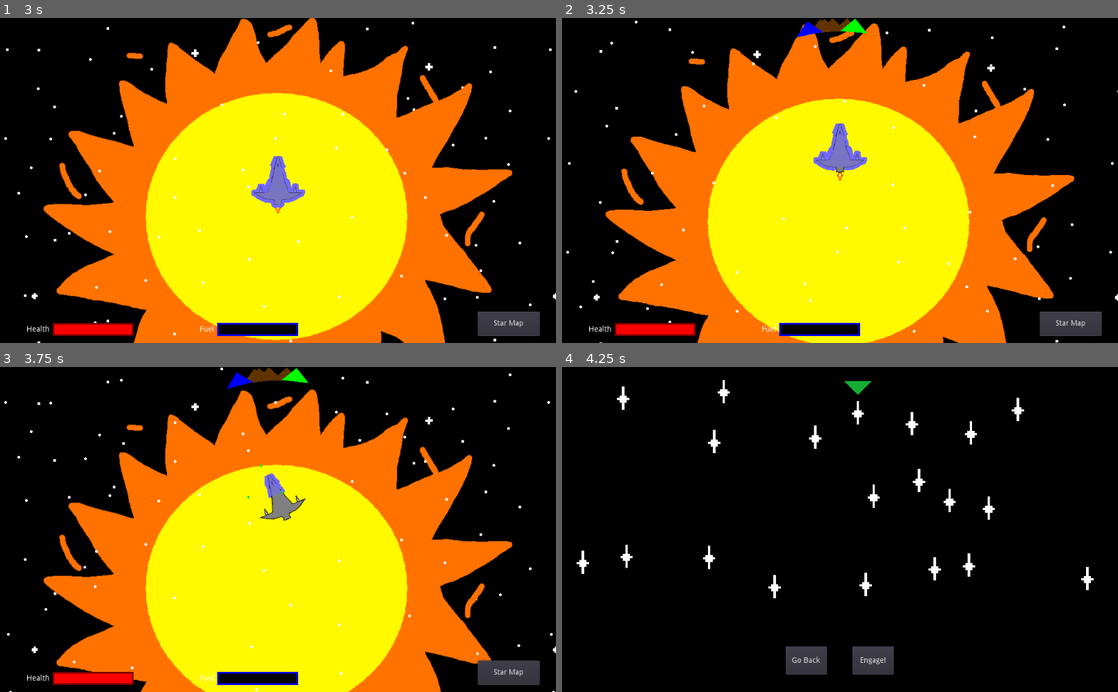
Above: before the commit, frames 1-4 (two rows, left to right).
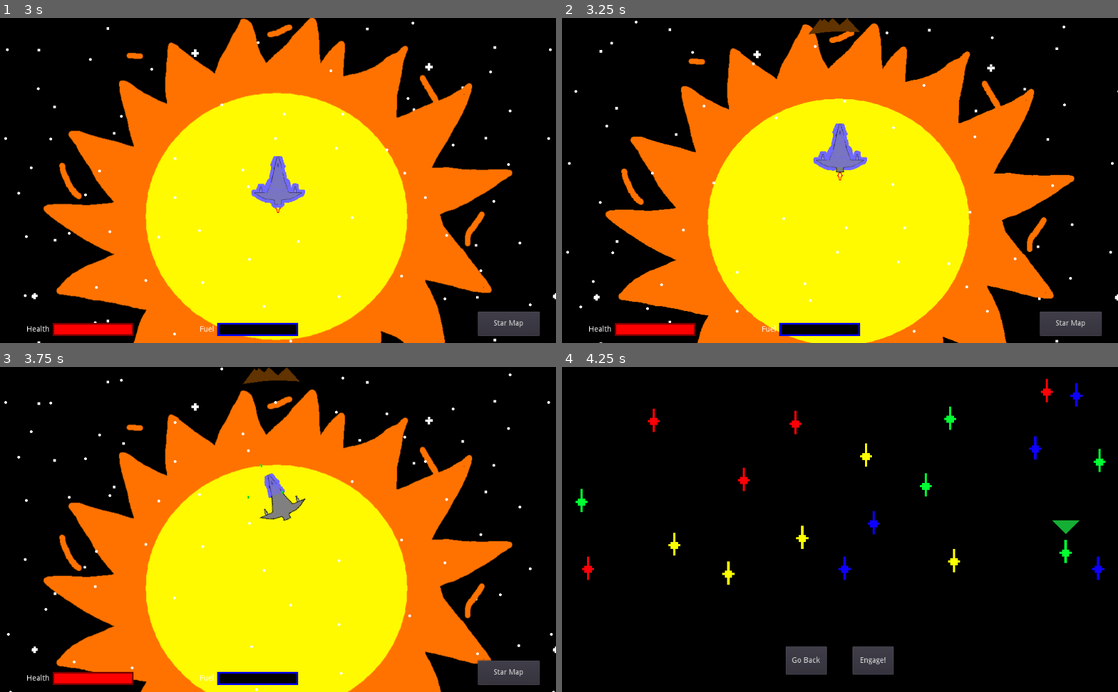
Above: after the commit, the same moments.

Repository: jlpatter/GodotSpaceShooter
Game: Godot game, scene res://src/Misc/GippiesSplash.tscn
Same seed, same stepped clock (60 frames per second), same inputs: the game is played once before the commit and once after it.
Inputs:
- Up to frame 1 (3 s): tap Enter at 0.5, 2 s; hold D (move_right) 0.53-1.28 s; tap Space (shoot) at 0.6, 1.25, 1.35, 2.1, 2.75, 2.85 s; hold A (move_left) 1.28-2.03 s; hold D (move_right) 2.03-2.78 s; hold W (move_up) from 2.78 s (still down)
- Up to frame 2 (3.25 s): keep holding W (move_up)
- Up to frame 3 (3.75 s): release W (move_up) at 3.53 s; hold A (move_left) from 3.53 s (still down); tap Space (shoot) at 3.6 s
- Up to frame 4 (4.25 s): keep holding A (move_left); tap M (map) at 4.15 s

Frame 1 is identical in both runs. In frame 2, 0.2% of the frame differs, in the area x 42-55%, y 0-6%; in frame 3, 0.2%; in frame 4, 2.8%, in the area x 2-98%, y 3-72%.

Commit message:
Implemented multi-color stars

Diff:
--- /dev/null
+++ b/src/Levels/BlueDestinationMarker.tscn
@@ -0,0 +1,33 @@
+[gd_scene load_steps=5 format=2]
+
+[ext_resource path="res://Assets/Stars/BlueStar.png" type="Texture" id=1]
+[ext_resource path="res://Assets/Stars/BlueStarVisited.png" type="Texture" id=2]
+[ext_resource path="res://src/Levels/DestinationMarker.gd" type="Script" id=3]
+[ext_resource path="res://Assets/Stars/BlueStarSelected.png" type="Texture" id=4]
+
+[node name="BlueDestinationMarker" type="Control"]
+margin_right = 49.0
+margin_bottom = 91.0
+script = ExtResource( 3 )
+__meta__ = {
+"_edit_use_anchors_": false
+}
+
+[node name="StarVisited" type="Sprite" parent="."]
+visible = false
+position = Vector2( 22.8349, 42.6104 )
+scale = Vector2( 4.11815, 4.49678 )
+texture = ExtResource( 2 )
+
+[node name="Button" type="TextureButton" parent="."]
+margin_right = 45.0
+margin_bottom = 86.0
+toggle_mode = true
+texture_normal = ExtResource( 1 )
+texture_pressed = ExtResource( 4 )
+expand = true
+__meta__ = {
+"_edit_use_anchors_": false
+}
+
+[connection signal="toggled" from="Button" to="." method="_on_Button_toggled"]
--- /dev/null
+++ b/src/Levels/GreenDestinationMarker.tscn
@@ -0,0 +1,33 @@
+[gd_scene load_steps=5 format=2]
+
+[ext_resource path="res://Assets/Stars/GreenStarSelected.png" type="Texture" id=1]
+[ext_resource path="res://Assets/Stars/GreenStar.png" type="Texture" id=2]
+[ext_resource path="res://src/Levels/DestinationMarker.gd" type="Script" id=3]
+[ext_resource path="res://Assets/Stars/GreenStarVisited.png" type="Texture" id=4]
+
+[node name="GreenDestinationMarker" type="Control"]
+margin_right = 49.0
+margin_bottom = 91.0
+script = ExtResource( 3 )
+__meta__ = {
+"_edit_use_anchors_": false
+}
+
+[node name="StarVisited" type="Sprite" parent="."]
+visible = false
+position = Vector2( 22.8349, 42.6104 )
+scale = Vector2( 4.11815, 4.49678 )
+texture = ExtResource( 4 )
+
+[node name="Button" type="TextureButton" parent="."]
+margin_right = 45.0
+margin_bottom = 86.0
+toggle_mode = true
+texture_normal = ExtResource( 2 )
+texture_pressed = ExtResource( 1 )
+expand = true
+__meta__ = {
+"_edit_use_anchors_": false
+}
+
+[connection signal="toggled" from="Button" to="." method="_on_Button_toggled"]
--- a/src/Levels/Level1.gd
+++ b/src/Levels/Level1.gd
@@ -36,14 +36,15 @@
 		add_child(enemy)
 		enemy.position = Vector2(GlobalVariables.rng.randf() * 1000 - 100, GlobalVariables.rng.randf() * 1000 - 100)
 
-	if GlobalVariables.rng.randi() % 2 == 1:
-		add_gem(green_gem_prefab, Color.green)
-	if GlobalVariables.rng.randi() % 2 == 1:
-		add_gem(red_gem_prefab, Color.red)
-	if GlobalVariables.rng.randi() % 2 == 1:
-		add_gem(blue_gem_prefab, Color.blue)
-	if GlobalVariables.rng.randi() % 2 == 1:
-		add_gem(yellow_gem_prefab, Color.yellow)
+	if GlobalVariables.rng.randi() % 10 == 0:
+		if MapVariables.current_color == "Green":
+			add_gem(green_gem_prefab, Color.green)
+		elif MapVariables.current_color == "Red":
+			add_gem(red_gem_prefab, Color.red)
+		elif MapVariables.current_color == "Blue":
+			add_gem(blue_gem_prefab, Color.blue)
+		elif MapVariables.current_color == "Yellow":
+			add_gem(yellow_gem_prefab, Color.yellow)
 
 func add_gem(var gem_prefab, var arrow_color):
 	var gem = gem_prefab.instance()
--- a/src/Levels/Map.gd
+++ b/src/Levels/Map.gd
@@ -2,13 +2,31 @@
 
 const NUM_OF_STARS = 20
 
-onready var destination_marker_prefab = preload("res://src/Levels/DestinationMarker.tscn")
+onready var green_destination_marker_prefab = preload("res://src/Levels/GreenDestinationMarker.tscn")
+onready var red_destination_marker_prefab = preload("res://src/Levels/RedDestinationMarker.tscn")
+onready var blue_destination_marker_prefab = preload("res://src/Levels/BlueDestinationMarker.tscn")
+onready var yellow_destination_marker_prefab = preload("res://src/Levels/YellowDestinationMarker.tscn")
 
 func _ready():
 	if MapVariables.is_first_load:
 		MapVariables.is_first_load = false
 		for i in NUM_OF_STARS:
-			var dest_marker = destination_marker_prefab.instance()
+			var location = MapVariables.Location.new()
+			var dest_marker = null
+
+			if i % 4 == 0:
+				dest_marker = green_destination_marker_prefab.instance()
+				location.color = "Green"
+			elif i % 4 == 1:
+				dest_marker = red_destination_marker_prefab.instance()
+				location.color = "Red"
+			elif i % 4 == 2:
+				dest_marker = blue_destination_marker_prefab.instance()
+				location.color = "Blue"
+			elif i % 4 == 3:
+				dest_marker = yellow_destination_marker_prefab.instance()
+				location.color = "Yellow"
+
 			$Destinations.add_child(dest_marker)
 			dest_marker.id = i
 			var x_loc = GlobalVariables.rng.randf() * (rect_size.x - dest_marker.rect_size.x)
@@ -20,15 +38,25 @@
 				dest_marker.rect_position = Vector2(x_loc, y_loc)
 			if i == 0:
 				dest_marker.is_current = true
+				MapVariables.current_color = location.color
 				$CurrentPointer.position.x = dest_marker.rect_position.x + dest_marker.rect_size.x / 2.0
 				$CurrentPointer.position.y = dest_marker.rect_position.y - 15.0
-			var location = MapVariables.Location.new()
 			location.is_current = dest_marker.is_current
 			location.position = dest_marker.rect_position
 			MapVariables.locations[dest_marker.id] = location
 	else:
 		for i in NUM_OF_STARS:
-			var dest_marker = destination_marker_prefab.instance()
+			var dest_marker = null
+
+			if MapVariables.locations[i].color == "Green":
+				dest_marker = green_destination_marker_prefab.instance()
+			elif MapVariables.locations[i].color == "Red":
+				dest_marker = red_destination_marker_prefab.instance()
+			elif MapVariables.locations[i].color == "Blue":
+				dest_marker = blue_destination_marker_prefab.instance()
+			elif MapVariables.locations[i].color == "Yellow":
+				dest_marker = yellow_destination_marker_prefab.instance()
+
 			$Destinations.add_child(dest_marker)
 			dest_marker.id = i
 			dest_marker.is_current = MapVariables.locations[i].is_current
@@ -71,6 +99,7 @@
 				MapVariables.locations[c.id].is_current = false
 				MapVariables.locations[c.id].is_visited = true
 		MapVariables.locations[pressed_destinations[0].id].is_current = true
+		MapVariables.current_color = MapVariables.locations[pressed_destinations[0].id].color
 		get_parent().get_parent().get_node("Player").decrease_fuel(20)
 		get_parent().get_parent().get_node("Player").activate_map()
 		get_parent().get_parent().get_node("Player").warp_out()
--- /dev/null
+++ b/src/Levels/RedDestinationMarker.tscn
@@ -0,0 +1,33 @@
+[gd_scene load_steps=5 format=2]
+
+[ext_resource path="res://Assets/Stars/RedStarSelected.png" type="Texture" id=1]
+[ext_resource path="res://Assets/Stars/RedStar.png" type="Texture" id=2]
+[ext_resource path="res://src/Levels/DestinationMarker.gd" type="Script" id=3]
+[ext_resource path="res://Assets/Stars/RedStarVisited.png" type="Texture" id=4]
+
+[node name="RedDestinationMarker" type="Control"]
+margin_right = 49.0
+margin_bottom = 91.0
+script = ExtResource( 3 )
+__meta__ = {
+"_edit_use_anchors_": false
+}
+
+[node name="StarVisited" type="Sprite" parent="."]
+visible = false
+position = Vector2( 22.8349, 42.6104 )
+scale = Vector2( 4.11815, 4.49678 )
+texture = ExtResource( 4 )
+
+[node name="Button" type="TextureButton" parent="."]
+margin_right = 45.0
+margin_bottom = 86.0
+toggle_mode = true
+texture_normal = ExtResource( 2 )
+texture_pressed = ExtResource( 1 )
+expand = true
+__meta__ = {
+"_edit_use_anchors_": false
+}
+
+[connection signal="toggled" from="Button" to="." method="_on_Button_toggled"]
--- /dev/null
+++ b/src/Levels/YellowDestinationMarker.tscn
@@ -0,0 +1,33 @@
+[gd_scene load_steps=5 format=2]
+
+[ext_resource path="res://Assets/Stars/YellowStarSelected.png" type="Texture" id=1]
+[ext_resource path="res://Assets/Stars/YellowStarVisited.png" type="Texture" id=2]
+[ext_resource path="res://src/Levels/DestinationMarker.gd" type="Script" id=3]
+[ext_resource path="res://Assets/Stars/YellowStar.png" type="Texture" id=4]
+
+[node name="YellowDestinationMarker" type="Control"]
+margin_right = 49.0
+margin_bottom = 91.0
+script = ExtResource( 3 )
+__meta__ = {
+"_edit_use_anchors_": false
+}
+
+[node name="StarVisited" type="Sprite" parent="."]
+visible = false
+position = Vector2( 22.8349, 42.6104 )
+scale = Vector2( 4.11815, 4.49678 )
+texture = ExtResource( 2 )
+
+[node name="Button" type="TextureButton" parent="."]
+margin_right = 45.0
+margin_bottom = 86.0
+toggle_mode = true
+texture_normal = ExtResource( 4 )
+texture_pressed = ExtResource( 1 )
+expand = true
+__meta__ = {
+"_edit_use_anchors_": false
+}
+
+[connection signal="toggled" from="Button" to="." method="_on_Button_toggled"]
--- a/src/MapVariables.gd
+++ b/src/MapVariables.gd
@@ -2,8 +2,10 @@
 
 var is_first_load = true
 var locations = {}
+var current_color = ""
 
 class Location:
 	var is_current = false
 	var is_visited = false
+	var color = ""
 	var position = Vector2.ZERO
Binary file added: Assets/Stars/BlueStar.png
Not shown, added: Assets/Stars/BlueStar.png.import
Binary file added: Assets/Stars/BlueStarSelected.png
Not shown, added: Assets/Stars/BlueStarSelected.png.import
Binary file added: Assets/Stars/BlueStarVisited.png
Not shown, added: Assets/Stars/BlueStarVisited.png.import
Binary file added: Assets/Stars/GreenStar.png
Not shown, added: Assets/Stars/GreenStar.png.import
Binary file added: Assets/Stars/GreenStarSelected.png
Not shown, added: Assets/Stars/GreenStarSelected.png.import
Binary file added: Assets/Stars/GreenStarVisited.png
Not shown, added: Assets/Stars/GreenStarVisited.png.import
(and 24 more such lines)
